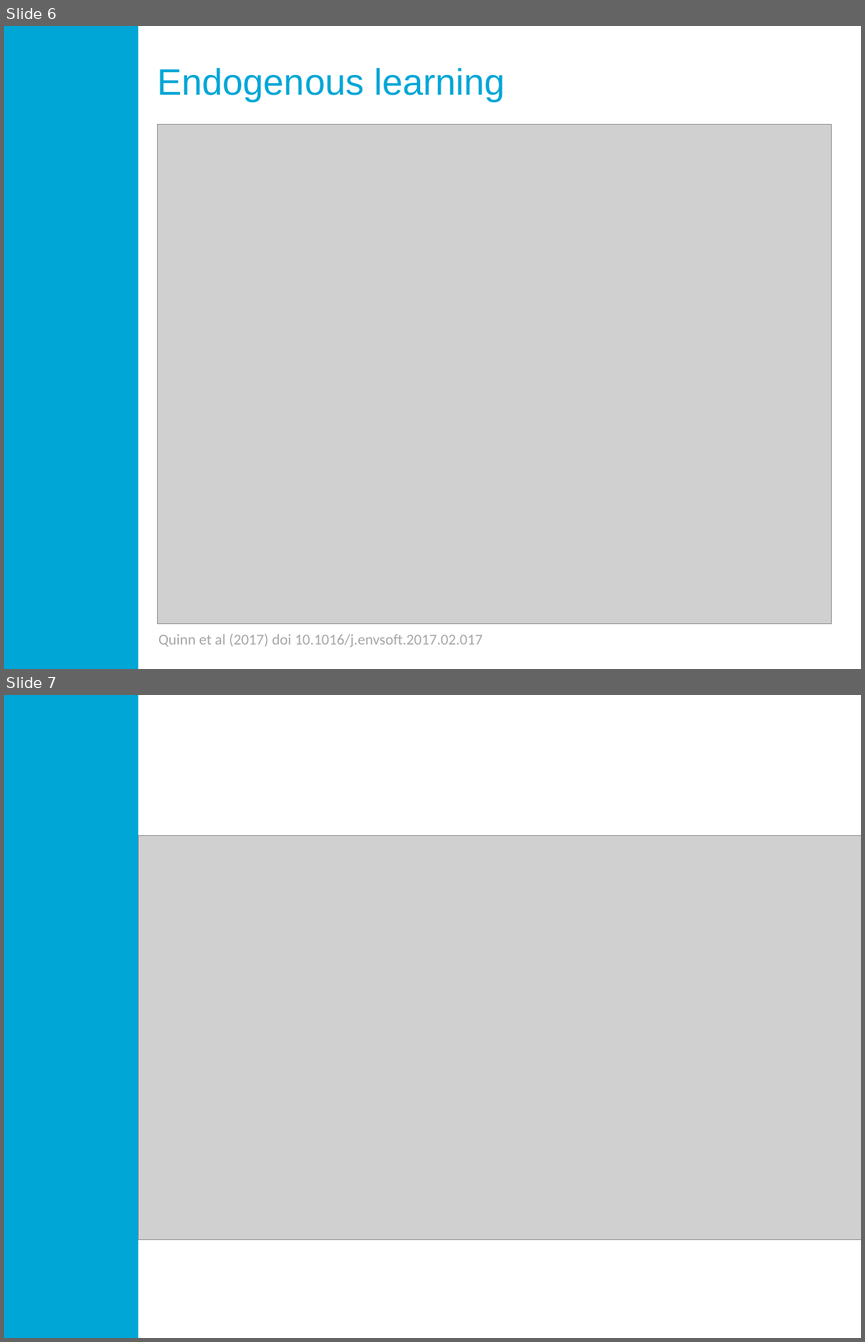
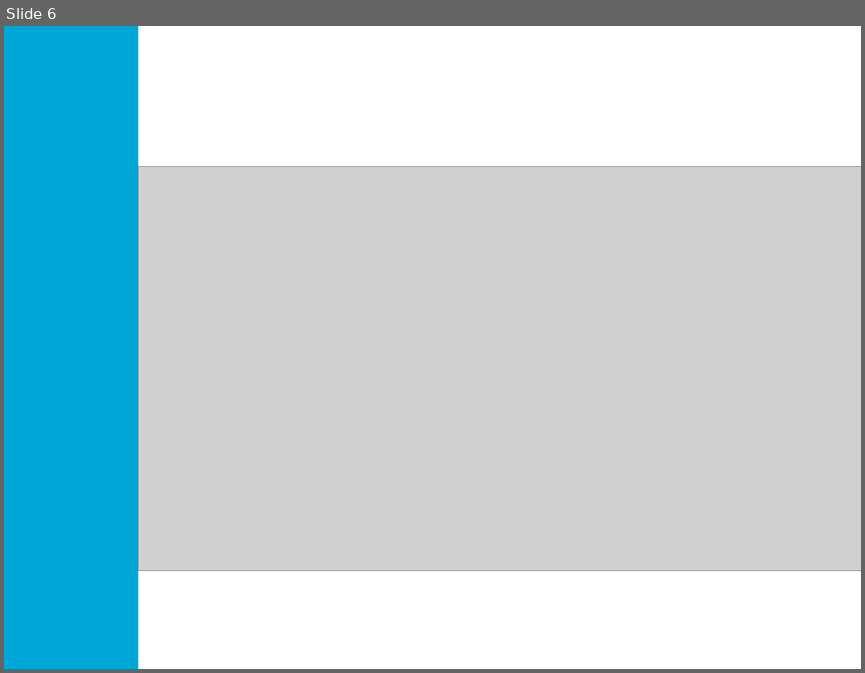
Before and after one commit to quaquel/resilience17, a slide deck: draft resilience17.pptx. Shown one above the other, each under a label of ours: slides 6 and 7 before the commit, slide 6 after it. The pictures are 865x1342 and 865x673 pixels, drawn with LibreOffice and Linux fonts; fonts in the diff are those of the drawing; grey boxes stand for pictures; background and template pictures are left out. Boxes give left, top, right and bottom in pixels: in the first picture for what was removed or moved away, otherwise in the second. Text is boxed around its words. In the diff, an @@ line names an element or a change of style, - is before the commit and + after.

```diff
--- a/draft resilience17.pptx
+++ b/draft resilience17.pptx
@@ slide 6 removed at (4, 26, 861, 669), background #FFFFFF; not listed: 1 template element that a slide beside it also shows @@
@@ title removed at (157, 67, 505, 101) @@
-Endogenous learning
@@ picture removed at (157, 124, 831, 624) @@
@@ text removed at (158, 633, 483, 647) @@
-Quinn et al (2017) doi 10.1016/j.envsoft.2017.02.017
@@ what was slide 7 is now slide 6 @@
```
Also in this commit, not shown: 4 slides added, 4 other slides removed, 8 other files.
